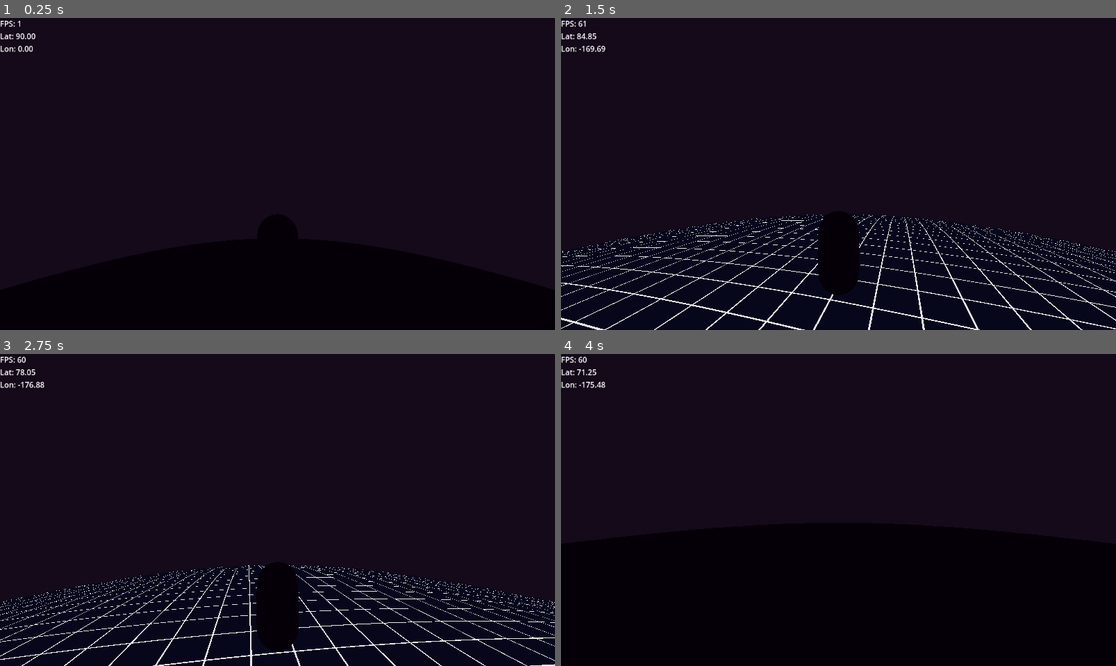
Above: before the commit, frames 1-4 (two rows, left to right).
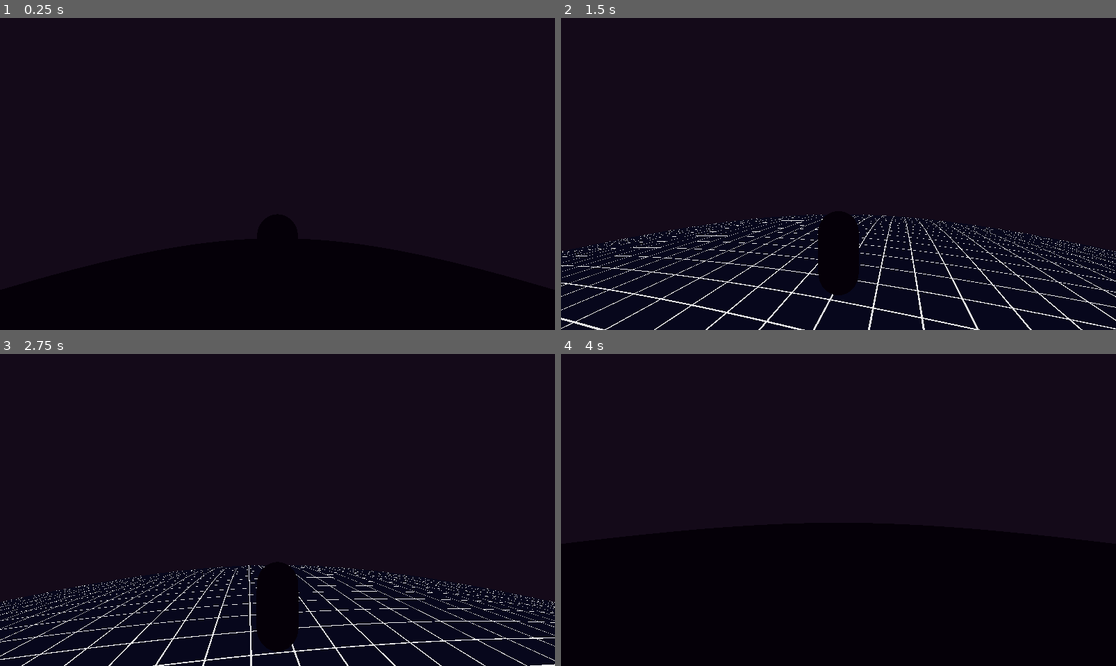
Above: after the commit, the same moments.

Repository: valfrom/LittlePlanet
Game: Godot game, scene res://world.tscn
The game is run twice, just before and just after one commit, with the same random seed, the same clock (stepped at 60 frames per second) and the same inputs.
Inputs (mouse positions are in pixels of both pictures, inside the frame that each line leads up to):
- Up to frame 1 (0.25 s): no input
- Up to frame 2 (1.5 s): move the mouse to (866, 174) at 0.52 s; hold W (move_forward) from 0.53 s (still down); tap Space (jump) at 0.77 s; move the mouse to (810, 174) at 1.27 s
- Up to frame 3 (2.75 s): keep holding W (move_forward); tap Space (jump) at 1.52 s; move the mouse to (288, 503) at 2.02 s
- Up to frame 4 (4 s): keep holding W (move_forward); move the mouse to (832, 516) at 2.77 s; tap Space (jump) at 3.02, 3.77 s; move the mouse to (877, 513) at 3.52 s

The runs differ from the first frame. In frame 1, 0.2% of the frame differs, in the area x 0-7%, y 0-11%; in frame 2, 0.2%, in the area x 0-9%, y 0-11%; in frame 3, 0.2%; in frame 4, 0.2%.
Error after the commit: Parse Error: Used space character for indentation instead of tab as used before in the file. (res://HUD.gd:10)

Commit message:
Show moon position in HUD

Diff:
--- a/HUD.gd
+++ b/HUD.gd
@@ -2,26 +2,37 @@
 
 @export var player: Node3D
 @export var planet: Node3D
+@export var moon: Node3D
 
 @onready var label: Label = $Label
 
 func _process(delta: float) -> void:
 	var fps := Engine.get_frames_per_second()
 
-	var lat_deg := 0.0
-	var lon_deg := 0.0
+    var lat_deg := 0.0
+    var lon_deg := 0.0
+    var moon_pos_text := "Moon: (n/a)"
 
-	if player != null and planet != null:
-		var local_pos := planet.to_local(player.global_position)
-		if local_pos.length() > 0.0:
-			var dir := local_pos.normalized()
-			var lat := asin(dir.y)
-			var lon := atan2(dir.x, dir.z)
-			lat_deg = rad_to_deg(lat)
-			lon_deg = rad_to_deg(lon)
+    if player != null and planet != null:
+        var local_pos := planet.to_local(player.global_position)
+        if local_pos.length() > 0.0:
+            var dir := local_pos.normalized()
+            var lat := asin(dir.y)
+            var lon := atan2(dir.x, dir.z)
+            lat_deg = rad_to_deg(lat)
+            lon_deg = rad_to_deg(lon)
 
-	label.text = "FPS: %d\nLat: %.2f\nLon: %.2f" % [
-		fps,
-		lat_deg,
-		lon_deg
-	]
+    if moon != null:
+        var moon_pos := moon.global_position
+        moon_pos_text = "Moon: (%.2f, %.2f, %.2f)" % [
+            moon_pos.x,
+            moon_pos.y,
+            moon_pos.z,
+        ]
+
+    label.text = "FPS: %d\nLat: %.2f\nLon: %.2f\n%s" % [
+        fps,
+        lat_deg,
+        lon_deg,
+        moon_pos_text,
+    ]
--- a/world.tscn
+++ b/world.tscn
@@ -85,10 +85,11 @@
 [node name="MeshInstance3D" type="MeshInstance3D" parent="Player"]
 mesh = SubResource("CapsuleMesh_tlwt5")
 
-[node name="HUD" type="CanvasLayer" parent="." node_paths=PackedStringArray("player", "planet")]
+[node name="HUD" type="CanvasLayer" parent="." node_paths=PackedStringArray("player", "planet", "moon")]
 script = ExtResource("4_aqk2v")
 player = NodePath("../Player")
 planet = NodePath("../Planet")
+moon = NodePath("../Moon")
 
 [node name="Label" type="Label" parent="HUD"]
 offset_right = 40.0
